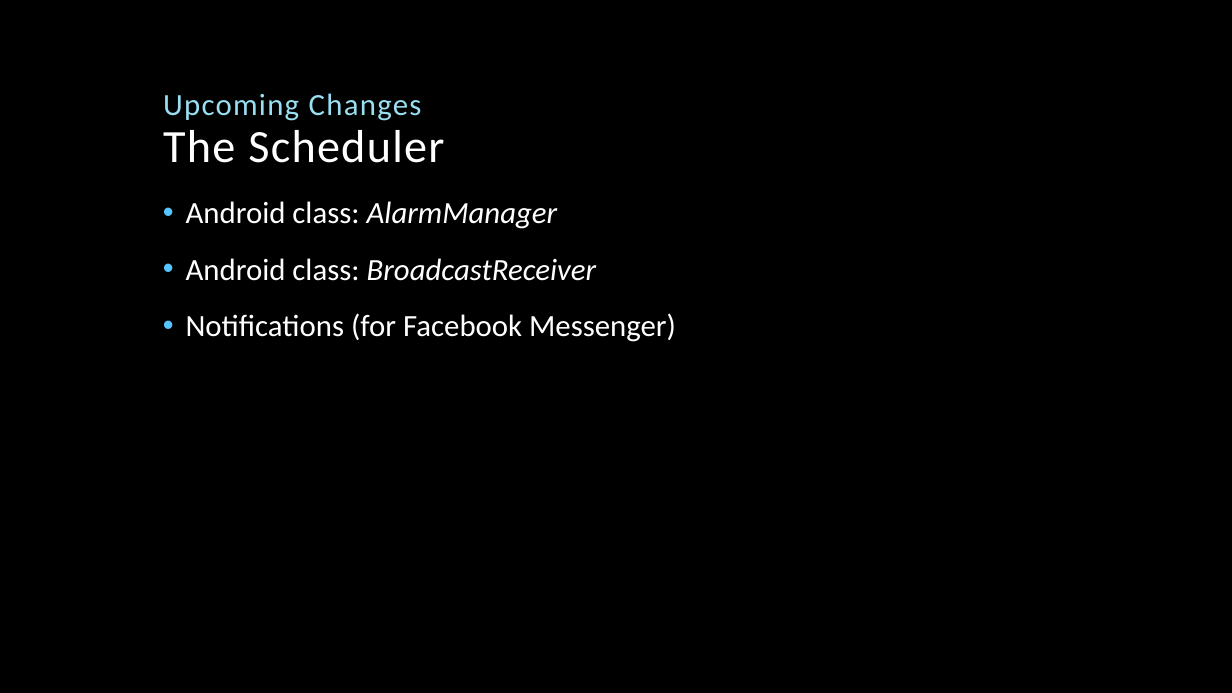
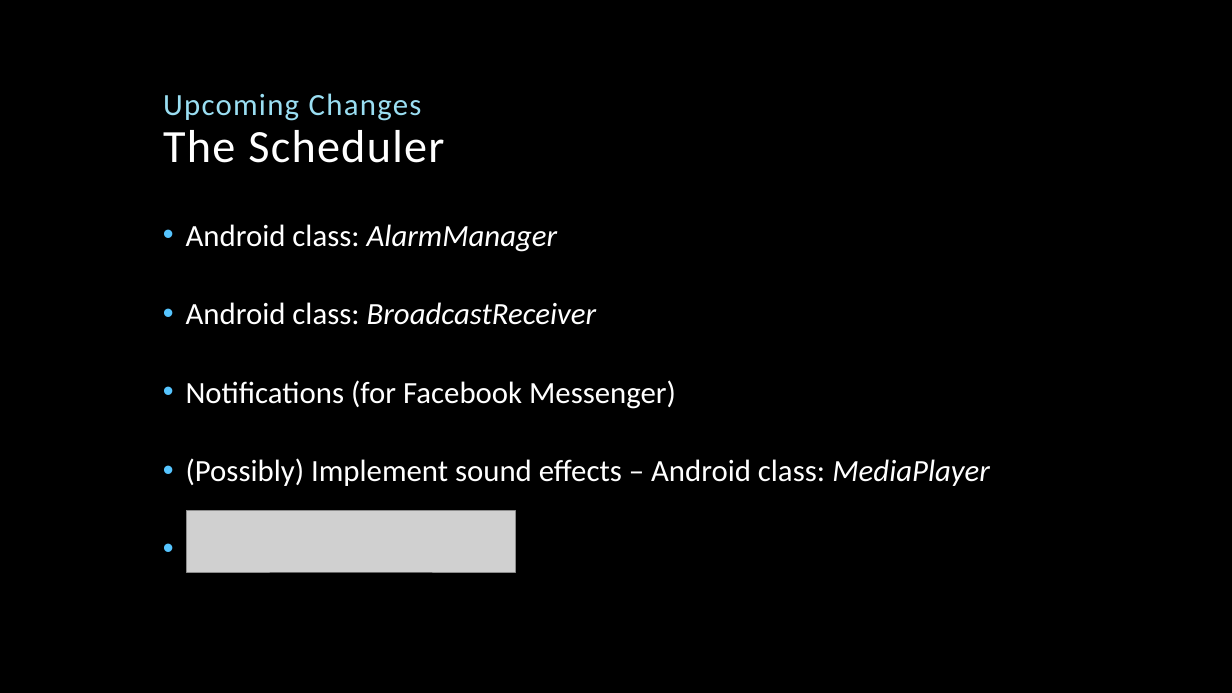
Before and after one commit to SebastianKarstensen/CIS454, a slide deck: slide 17 of Prototype Presentation/Autobook Prototype Presentation w NO VIDEOS.pptx (slide 11 before the commit). Drawn at 1232x693 pixels with LibreOffice and Linux fonts; fonts in the diff are those of the drawing; grey boxes stand for pictures; background and template pictures are left out. Boxes give left, top, right and bottom in pixels: in the first picture for what was removed or moved away, otherwise in the second. Text is boxed around its words. In the diff, an @@ line names an element or a change of style, - is before the commit and + after.

Commit message:
Home Screen Buttons + Landscape Layout
- Added the new buttons to the main screen
- The Twitter-button changes appearence when clicked
- Created assets-folder with fonts for using different typefaces
- Added landscape layout for the home screen
- Updated the PowerPoint-presentation for the prototype with no videos

```diff
--- a/Prototype Presentation/Autobook Prototype Presentation w NO VIDEOS.pptx
+++ b/Prototype Presentation/Autobook Prototype Presentation w NO VIDEOS.pptx
@@ text at (x1=186, y1=224, x2=676, y2=409): line spacing 0.9 to 1.5 @@
@@ text at (x1=186, y1=458, x2=990, y2=486): paragraph added @@
+• (Possibly) Implement sound effects – Android class: MediaPlayer
@@ picture added at (x1=187, y1=511, x2=516, y2=572) @@
```
Also in this commit, not shown: 5 other slides changed, 8 slides added, 2 slides removed, 18 other files.
